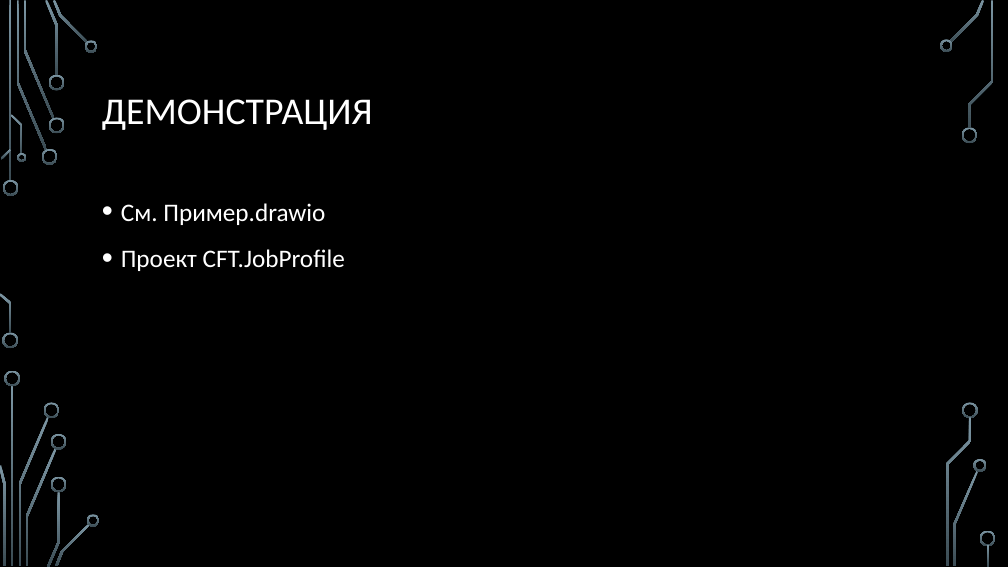
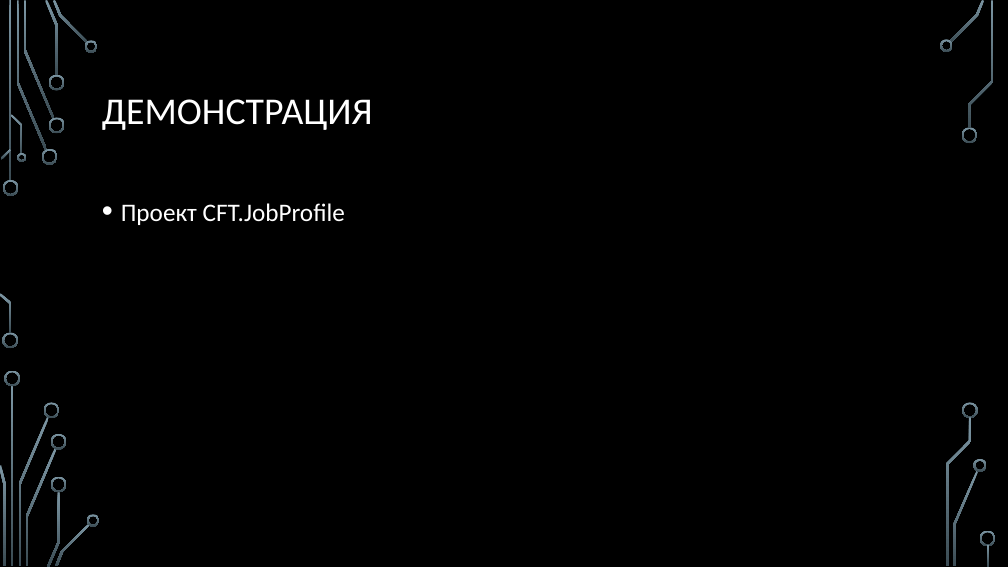
Before and after one commit to sergeyryskulov/Presentations, a slide deck: slide 4 of 8. Гексагональная архитектура/Архитектура больших проектов.pptx (slide 5 before the commit). Drawn at 1008x567 pixels with LibreOffice and Linux fonts; fonts in the diff are those of the drawing; background and template pictures are left out. Boxes give left, top, right and bottom in pixels: in the first picture for what was removed or moved away, otherwise in the second. Text is boxed around its words. In the diff, an @@ line names an element or a change of style, - is before the commit and + after.

```diff
--- a/8. Гексагональная архитектура/Архитектура больших проектов.pptx
+++ b/8. Гексагональная архитектура/Архитектура больших проектов.pptx
@@ text at <box>121,203,325,225</box>: paragraph removed @@
-• См. Пример.drawio
```
Also in this commit, not shown: 10 other slides changed, 3 slides added, 2 slides removed, 1 other file.
